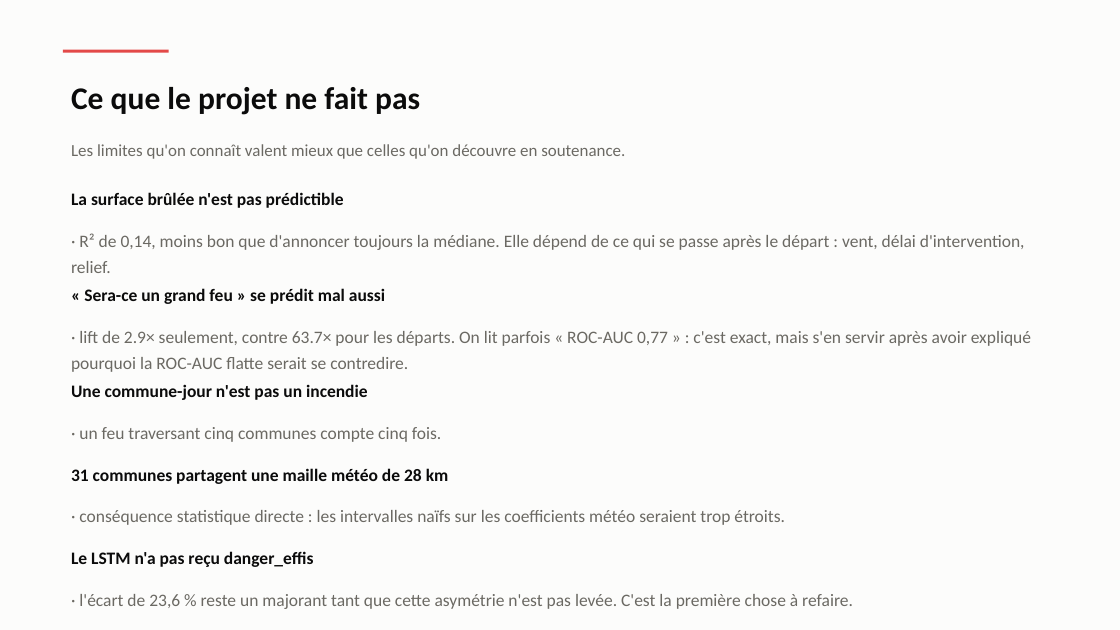
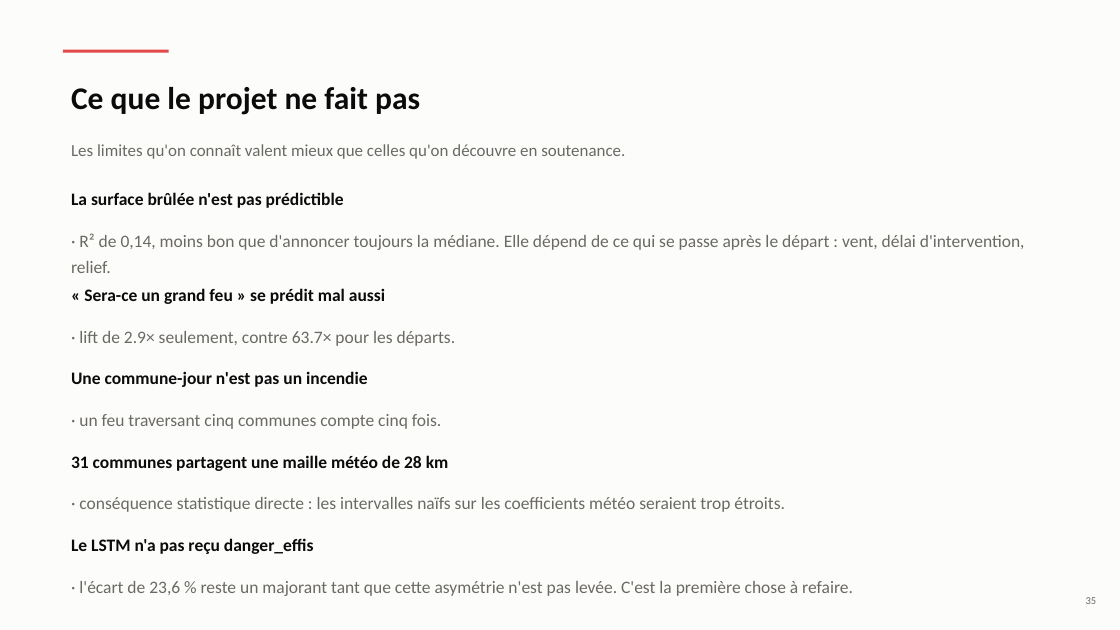
Before and after one commit to Hierogifle/terre-vent-feu-eau-data, a slide deck: slide 35 of presentation/soutenance.pptx. Drawn at 1120x630 pixels with LibreOffice and Linux fonts; fonts in the diff are those of the drawing. Boxes give left, top, right and bottom in pixels: in the first picture for what was removed or moved away, otherwise in the second. Text is boxed around its words. In the diff, an @@ line names an element or a change of style, - is before the commit and + after.

```diff
--- a/presentation/soutenance.pptx
+++ b/presentation/soutenance.pptx
@@ text at (x1=79, y1=331, x2=456, y2=346): text changed @@
-· lift de 2.9× seulement, contre 63.7× pour les départs. On lit parfois « ROC-AUC 0,77 » : c'est exact, mais s'en servir après avoir expliqué pourquoi la ROC-AUC flatte serait se contredire.
+· lift de 2.9× seulement, contre 63.7× pour les départs.
@@ 6 texts moved together from (x1=71, y1=384, x2=853, y2=609) to (x1=71, y1=371, x2=853, y2=596) @@
@@ text added at (x1=1086, y1=597, x2=1097, y2=604), 9 pt, text #6B6963 @@
+35
```
Also in this commit, not shown: 35 other slides changed, 2 other files.
